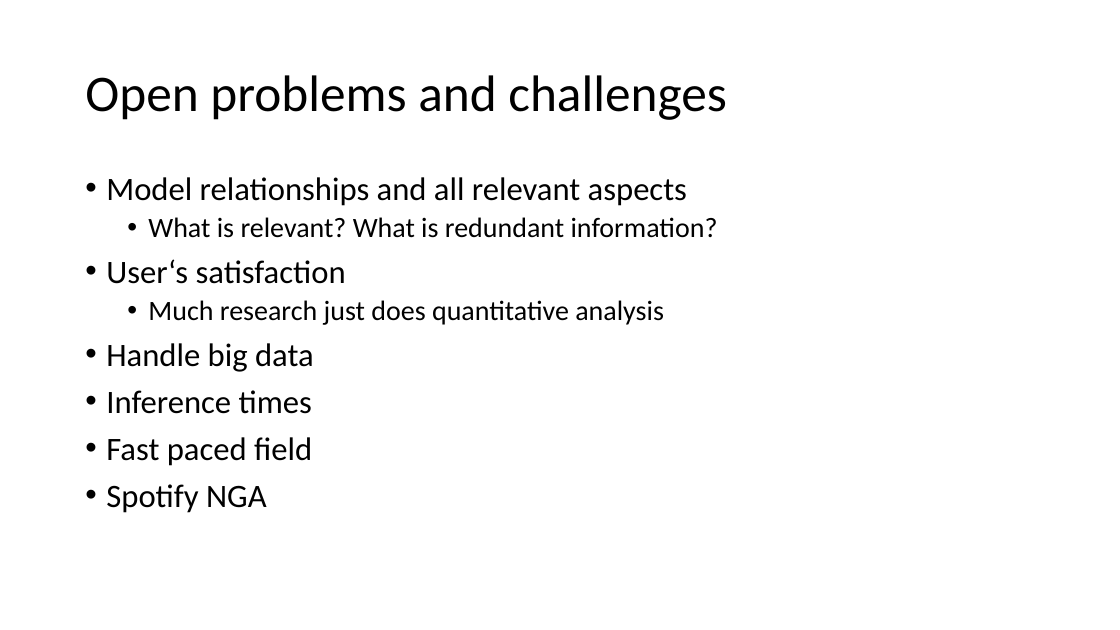
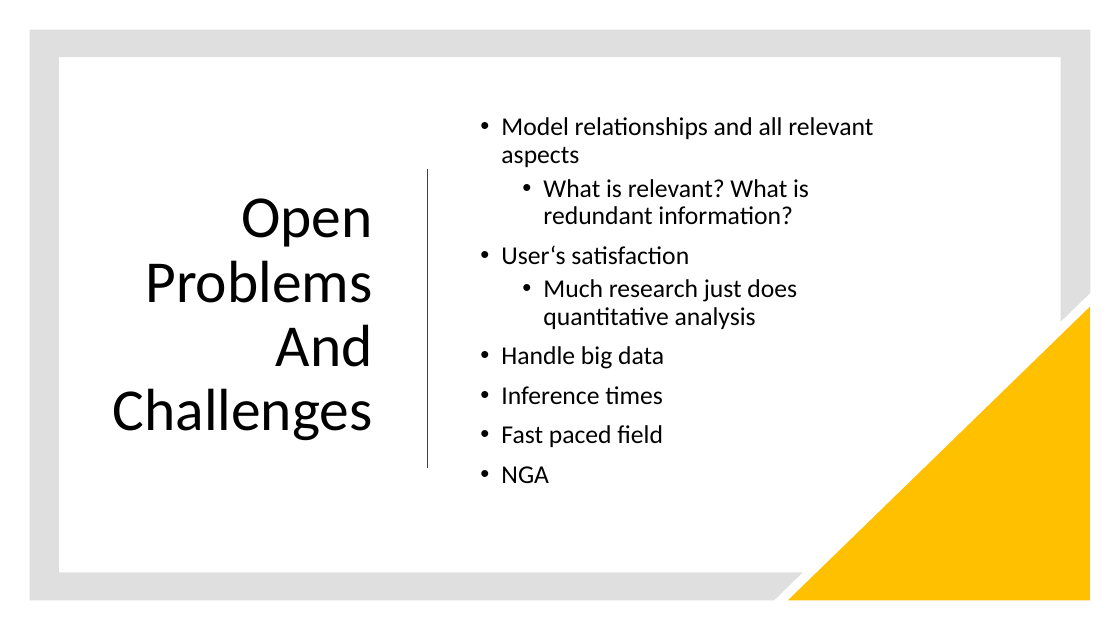
Before and after one commit to stenglx/seminar_ai, a slide deck: slide 6 of State-Of-The-Art Music Recommendation.pptx (slide 5 before the commit). Drawn at 1120x630 pixels with LibreOffice and Linux fonts; fonts in the diff are those of the drawing. Boxes give left, top, right and bottom in pixels: in the first picture for what was removed or moved away, otherwise in the second. Text is boxed around its words. In the diff, an @@ line names an element or a change of style, - is before the commit and + after.

```diff
--- a/State-Of-The-Art Music Recommendation.pptx
+++ b/State-Of-The-Art Music Recommendation.pptx
@@ freeform shape added at (29,29,1091,601), fill #808080 at 25% opacity @@
@@ text "Model relationships and all relevant ...": place and size @@
-text "Model relationships and all relevant ..." at (106,177,718,513)
+text "Model relationships and all relevant ..." at (501,117,873,483)
@@ text "Model relationships and all relevant ..." at (501,117,873,483): vertical alignment top to middle @@
@@ text at (501,117,873,447): size 28 to 22 pt in "Model relationships and all relevant aspects", "User‘s satisfaction", "Handle big data", "Inference times" and 1 more places; size 24 to 22 pt in "What is relevant? What is redundant information?", "Much research just does quantitative analysis" @@
@@ line added from (428, 171) to (428, 468), #404040 1.5 pt @@
@@ title at (113,198,373,441): text changed; size 44 to 51 pt @@
-Open problems and challenges
+Open Problems
+And
+Challenges
@@ right triangle added at (788,307,1091,601), fill #FFC000 @@
@@ text at (501,466,549,483): text changed; size 28 to 22 pt @@
-• Spotify NGA
+• NGA
```
Also in this commit, not shown: 2 other slides changed, 2 slides added, 1 slide removed.
